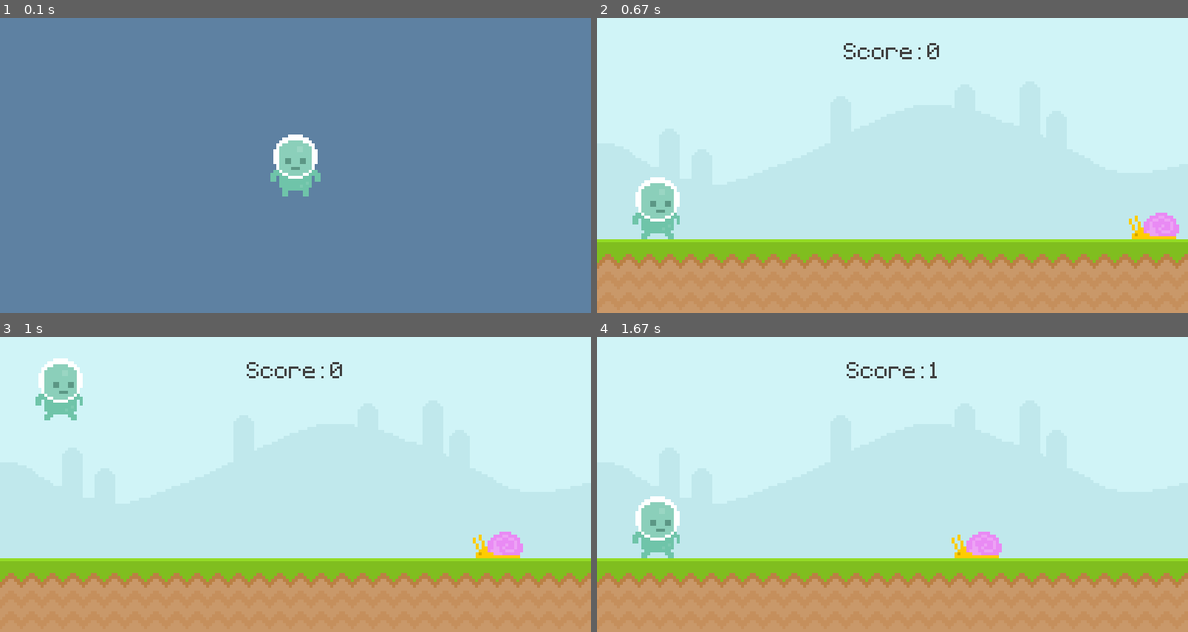
Above: before the commit, frames 1-4 (two rows, left to right).
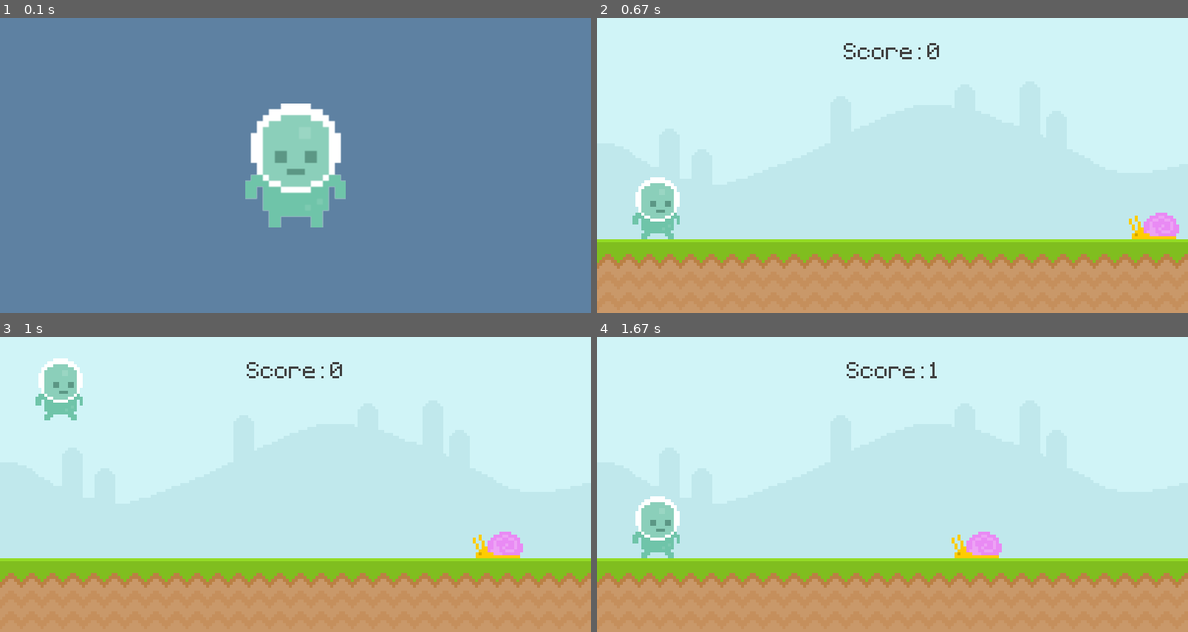
Above: after the commit, the same moments.

Repository: Nicolasult/FirstPygame
Game: pygame game, started from main.py
Same seed, same stepped clock (60 frames per second), same inputs: the game is played once before the commit and once after it.
Inputs (mouse positions are in pixels of both pictures, inside the frame that each line leads up to):
- Up to frame 1 (0.1 s): no input
- Up to frame 2 (0.67 s): tap Space at 0.33 s
- Up to frame 3 (1 s): click (59, 525) at 0.72 s
- Up to frame 4 (1.67 s): no input

The runs differ from the first frame. In frame 1, 4.9% of the frame differs, in the area x 41-59%, y 29-71%; in frame 2, nothing differs; in frame 3, nothing differs; in frame 4, nothing differs.

Commit message:
Update gameover character size

Diff:
--- a/main.py
+++ b/main.py
@@ -31,6 +31,7 @@
 
 # Intro screen
 player_stand = pygame.image.load("graphics/player/player_stand.png").convert_alpha()
+player_stand = pygame.transform.rotozoom(player_stand, 0, 2)
 player_stand_rect = player_stand.get_rect(center = (400, 200))
 
 while True:
